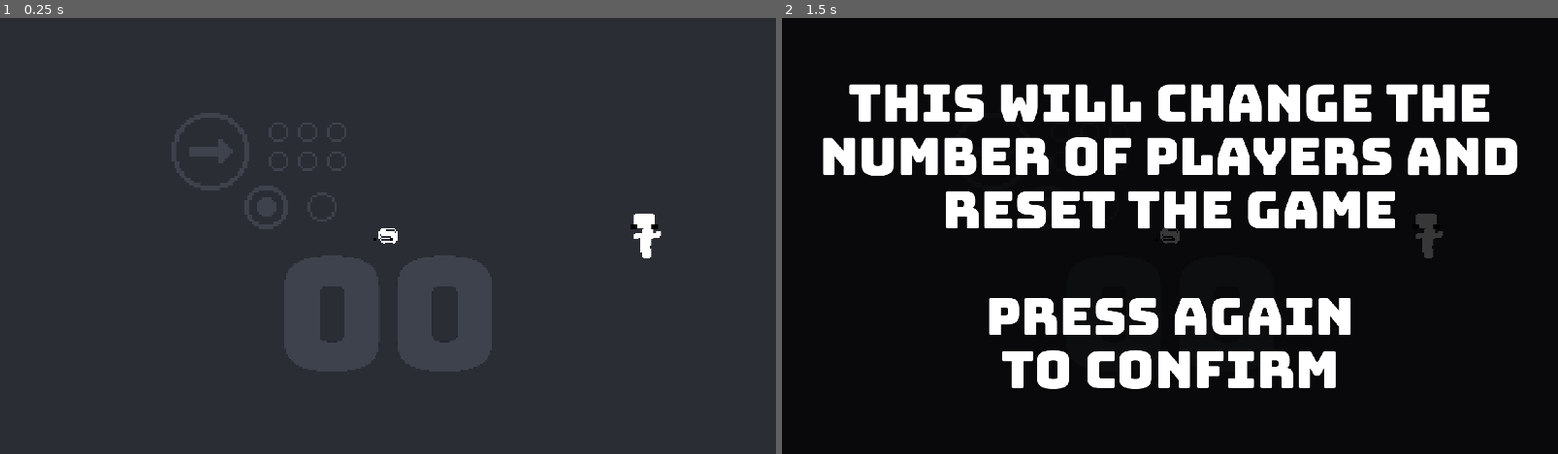
Above: before the commit, frames 1-2 (left to right).
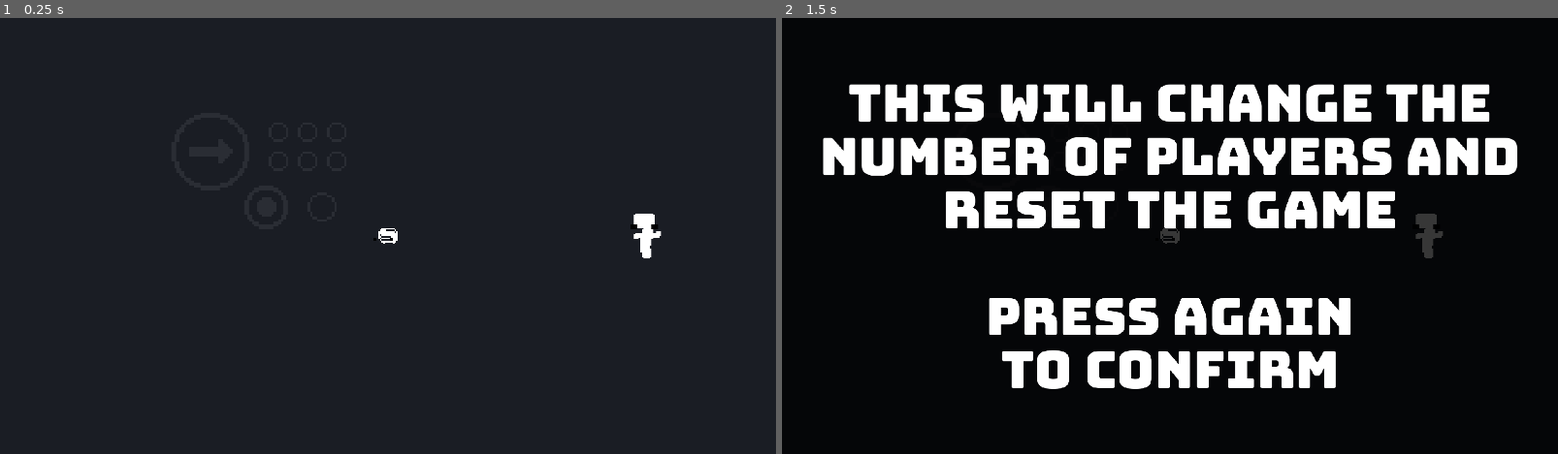
Above: after the commit, the same moments.

Repository: tm-nielsen/arcade-jam-2024
Game: Godot game, scene res://scenes/root.tscn
Same seed, same stepped clock (60 frames per second), same inputs: the game is played once before the commit and once after it.
Inputs (mouse positions are in pixels of both pictures, inside the frame that each line leads up to):
- Up to frame 1 (0.25 s): no input
- Up to frame 2 (1.5 s): tap Enter at 0.5 s; move the mouse to (1340, 214) at 0.52 s; tap 1 (select_1_player) at 0.6 s; tap Space at 1.25 s; move the mouse to (1014, 257) at 1.27 s; tap 2 (select_2_players) at 1.35 s

The runs differ from the first frame. In frame 1, 5.2% of the frame differs, in the area x 36-64%, y 54-82%; in frame 2, less than 0.1%.

Commit message:
Fleshed out game intro - hid score display until the game starts - changed the background colour when the game starts

Diff:
--- a/scenes/game.tscn
+++ b/scenes/game.tscn
@@ -27,11 +27,12 @@
 [sub_resource type="CanvasItemMaterial" id="CanvasItemMaterial_8c04p"]
 light_mode = 1
 
-[node name="Game" type="Node2D" node_paths=PackedStringArray("tutorial_enemy", "enemySpawner")]
+[node name="Game" type="Node2D" node_paths=PackedStringArray("tutorial_enemy", "enemySpawner", "score_display")]
 texture_filter = 1
 script = ExtResource("1_diw28")
 tutorial_enemy = NodePath("Dummy")
 enemySpawner = NodePath("EnemySpawner")
+score_display = NodePath("ScoreDisplay")
 
 [node name="Camera2D" type="Camera2D" parent="."]
 drag_left_margin = 0.25
@@ -56,7 +57,7 @@
 shape = SubResource("WorldBoundaryShape2D_rjfb1")
 
 [node name="GroundInstructions" type="Sprite2D" parent="."]
-self_modulate = Color(0.243, 0.2601, 0.3, 1)
+self_modulate = Color(0.164706, 0.176471, 0.203922, 1)
 position = Vector2(-80, -40)
 scale = Vector2(1.5, 1.5)
 texture = ExtResource("1_yb8dm")
@@ -64,13 +65,17 @@
 [node name="ScoreDisplay" type="Label" parent="."]
 texture_filter = 1
 material = SubResource("CanvasItemMaterial_8c04p")
-anchors_preset = 5
+anchors_preset = 7
 anchor_left = 0.5
+anchor_top = 1.0
 anchor_right = 0.5
+anchor_bottom = 1.0
 offset_left = -200.0
+offset_top = -60.0
 offset_right = 1400.0
-offset_bottom = 385.0
+offset_bottom = 325.0
 grow_horizontal = 2
+grow_vertical = 0
 scale = Vector2(0.25, 0.25)
 theme = ExtResource("3_f6y8x")
 theme_override_colors/font_color = Color(0.243137, 0.258824, 0.301961, 1)
@@ -92,5 +97,6 @@
 position = Vector2(160, 0)
 
 [node name="EnemySpawner" type="Node2D" parent="."]
+position = Vector2(2, 0)
 script = ExtResource("7_fbl4k")
 bird_prefab = ExtResource("7_5fcjv")
--- a/scenes/root.tscn
+++ b/scenes/root.tscn
@@ -23,7 +23,7 @@
 anchor_bottom = 1.0
 grow_horizontal = 2
 grow_vertical = 2
-color = Color(0.164706, 0.176471, 0.203922, 1)
+color = Color(0.101961, 0.113725, 0.141176, 1)
 
 [node name="GameViewportContainer" type="SubViewportContainer" parent="."]
 layout_mode = 1
@@ -42,7 +42,8 @@
 size = Vector2i(480, 270)
 render_target_update_mode = 4
 
-[node name="Game" parent="GameViewportContainer/GameViewport" node_paths=PackedStringArray("results_screen", "results_focus_element", "results_score_label") instance=ExtResource("1_qbhji")]
+[node name="Game" parent="GameViewportContainer/GameViewport" node_paths=PackedStringArray("background_rect", "results_screen", "results_focus_element", "results_score_label") instance=ExtResource("1_qbhji")]
+background_rect = NodePath("../../../Background")
 results_screen = NodePath("../../../FinalScreen")
 results_focus_element = NodePath("../../../FinalScreen/Buttons/ResetButton")
 results_score_label = NodePath("../../../FinalScreen/Label")
--- a/scripts/game_manager.gd
+++ b/scripts/game_manager.gd
@@ -4,6 +4,12 @@
 
 @export var tutorial_enemy: EnemyController
 @export var enemySpawner: EnemySpawner
+@export var score_display: Label
+
+@export_subgroup("menu references")
+@export var background_rect: ColorRect
+@export var tutorial_background_color: Color = Color("#1a1d24")
+@export var gameplay_background_colour: Color = Color("#2a2d34")
 
 @export_subgroup("results", "results")
 @export var results_screen: Control
@@ -13,12 +19,18 @@
 var game_state: GameState
 
 
+func _ready():
+  background_rect.color = tutorial_background_color
+  score_display.hide()
+
 func _process(_delta):
   match game_state:
     GameState.TUTORIAL:
       if !tutorial_enemy:
         game_state = GameState.GAMEPLAY
         enemySpawner.enabled = true
+        background_rect.color = gameplay_background_colour
+        score_display.show()
         # TODO: start tweens to spawn coin pickups
     GameState.GAMEPLAY:
       if are_all_players_dead():
